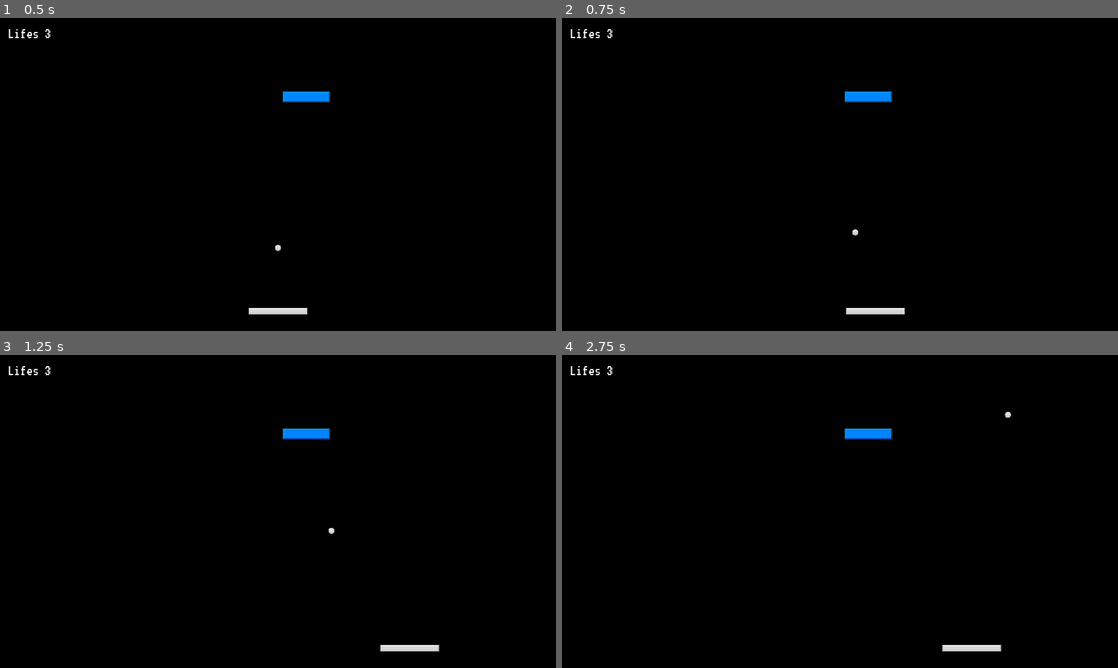
Above: before the commit, frames 1-4 (two rows, left to right).
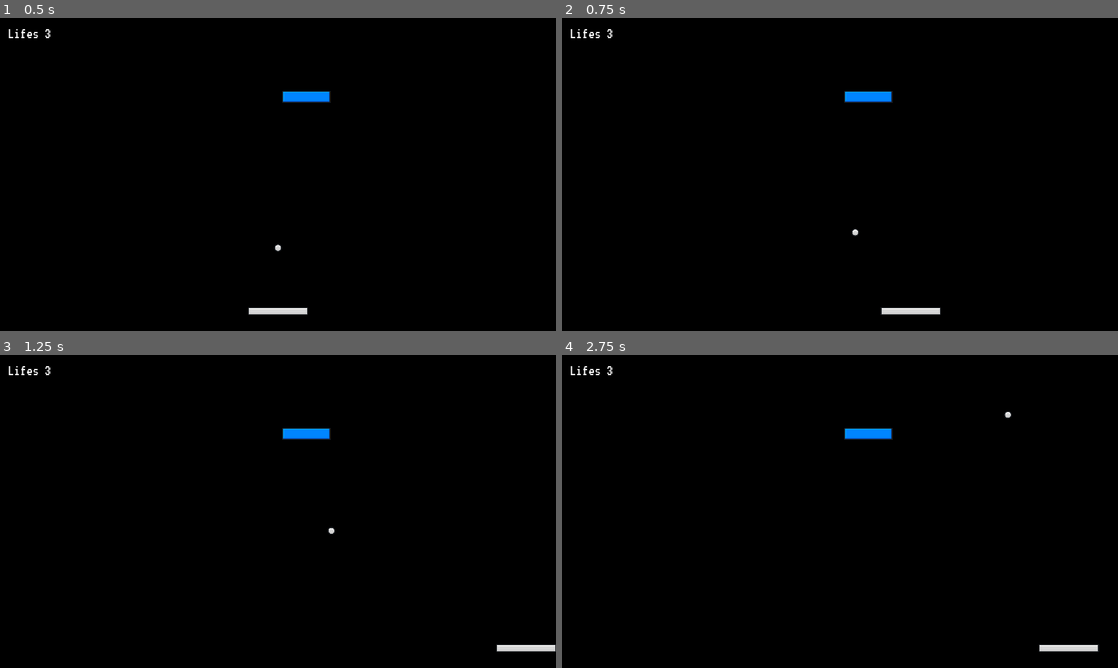
Above: after the commit, the same moments.

Repository: MAZHI3/BrickBreaker
Game: Godot game, scene res://scenes/main.tscn
The game is run twice, just before and just after one commit, with the same random seed, the same clock (stepped at 60 frames per second) and the same inputs.
Inputs:
- Up to frame 1 (0.5 s): no input
- Up to frame 2 (0.75 s): tap Enter at 0.5 s; hold D (right) from 0.53 s (still down)
- Up to frame 3 (1.25 s): keep holding D (right)
- Up to frame 4 (2.75 s): release D (right) at 1.28 s; hold A (left) 1.28-2.03 s; hold D (right) from 2.03 s (still down)

Frame 1 is identical in both runs. In frame 2, 0.3% of the frame differs, in the area x 50-69%, y 92-95%; in frame 3, 0.5%; in frame 4, 0.5%, in the area x 68-97%, y 92-95%.

Commit message:
Halfway through adding music

Diff:
--- a/scenes/main.tscn
+++ b/scenes/main.tscn
@@ -7,6 +7,13 @@
 [ext_resource type="PackedScene" uid="uid://b83jseyiqe2d7" path="res://scenes/deathzone.tscn" id="4_67ovl"]
 [ext_resource type="Script" path="res://scripts/BrickSpawner.gd" id="6_nfv5h"]
 [ext_resource type="PackedScene" uid="uid://btveqa8c5kxqg" path="res://scenes/brick.tscn" id="7_tq8xj"]
+[ext_resource type="AudioStream" uid="uid://dld45a8gyafx0" path="res://music/ball on wall.wav" id="8_e4plf"]
+[ext_resource type="AudioStream" uid="uid://by4j3l738krh1" path="res://music/ball-on-paddle.wav" id="9_mvgah"]
+[ext_resource type="AudioStream" uid="uid://cmg2bx3irrs61" path="res://music/ball on brick.wav" id="10_mtukd"]
+[ext_resource type="AudioStream" uid="uid://bgcmgwty20tgb" path="res://music/game lost.wav" id="11_87lds"]
+[ext_resource type="AudioStream" uid="uid://bxacoj107wrph" path="res://music/game won.wav" id="12_0bud3"]
+[ext_resource type="AudioStream" uid="uid://c6fos3ka7kfvw" path="res://music/level-passed-143039.mp3" id="13_o13ig"]
+[ext_resource type="AudioStream" uid="uid://duq6ecch3q3pe" path="res://music/whoosh-6316.mp3" id="14_rfkqm"]
 
 [node name="main" type="Node"]
 
@@ -53,3 +60,26 @@
 
 [node name="Marker2D" type="Marker2D" parent="."]
 position = Vector2(0, -161)
+
+[node name="Music" type="Node" parent="."]
+
+[node name="ball on wall" type="AudioStreamPlayer2D" parent="Music"]
+stream = ExtResource("8_e4plf")
+
+[node name="ball on paddle" type="AudioStreamPlayer2D" parent="Music"]
+stream = ExtResource("9_mvgah")
+
+[node name="ball on brick" type="AudioStreamPlayer2D" parent="Music"]
+stream = ExtResource("10_mtukd")
+
+[node name="game lost" type="AudioStreamPlayer2D" parent="Music"]
+stream = ExtResource("11_87lds")
+
+[node name="game won" type="AudioStreamPlayer2D" parent="Music"]
+stream = ExtResource("12_0bud3")
+
+[node name="level passed" type="AudioStreamPlayer2D" parent="Music"]
+stream = ExtResource("13_o13ig")
+
+[node name="whoosh" type="AudioStreamPlayer2D" parent="Music"]
+stream = ExtResource("14_rfkqm")
--- a/scripts/BrickSpawner.gd
+++ b/scripts/BrickSpawner.gd
@@ -11,6 +11,9 @@
 @export var brick_scene: PackedScene
 @export var margin: Vector2 = Vector2(8, 8)
 @export var spawn_start: Marker2D
+
+@onready var ball_on_brick = $"../Music/ball on brick"
+
 
 var brick_count = 0
 
@@ -71,6 +74,7 @@
 
 func on_brick_destroyed():
 	brick_count -= 1
+	ball_on_brick.play()
 	if brick_count == 0:
 		ball.reset_ball()
 		ui.on_level_won()
--- a/scripts/Paddle.gd
+++ b/scripts/Paddle.gd
@@ -7,7 +7,7 @@
 var half_paddle_width: float
 var is_ball_started = false
 
-@export var speed = 400
+@export var speed = 800
 @export var camera: Camera2D
 
 @onready var ball = $"../Ball" as Ball
--- a/scripts/ball.gd
+++ b/scripts/ball.gd
@@ -16,6 +16,9 @@
 var last_collider_id
 
 @onready var collision_shape_2d = $CollisionShape2D
+
+@onready var game_lost = $"../Music/game lost"
+
 
 
 
@@ -48,6 +51,7 @@
 	lifes -= 1
 	if lifes == 0:
 		ui.game_over()
+		game_lost.play()
 
 	else:
 		life_lost.emit()
--- a/scripts/brick.gd
+++ b/scripts/brick.gd
@@ -8,6 +8,8 @@
 
 @onready var sprite_2d = $Sprite2D
 @onready var collision_shape_2d = $CollisionShape2D
+
+
 
 var sprites: Array[Texture2D] = [
 	preload("res://assets/Brick-Blue.png"),
--- a/scripts/deathzone.gd
+++ b/scripts/deathzone.gd
@@ -4,5 +4,9 @@
 
 signal life_lost
 
+@onready var whoosh = $"../Music/whoosh"
+
+
 func _on_body_entered(body):
 	life_lost.emit()
+	whoosh.play()
--- a/scripts/level_definitions.gd
+++ b/scripts/level_definitions.gd
@@ -11,11 +11,18 @@
 	[5,5,5,5,5,5,5,5],
 	[5,5,4,4,4,5,5,5],
 	[0,0,5,5,5,3,0,0],
-	[2,2,2,4,4,4,5,5],
-	[1,1,1,1,1,1,1,1]
+
 ]
 
-var levels = [level_1, level_2]
+var level_3 = [
+	[5,5,5,5,5,5,5,5],
+	[5,5,5,5,5,5,5,5],
+	[5,5,5,5,5,5,5,5],
+	[5,5,5,5,5,5,5,5],
+	[5,5,5,5,5,5,5,5]
+]
+
+var levels = [level_1, level_2, level_3]
 
 func get_current_level():
 	return levels[current_level - 1]
--- a/scripts/ui.gd
+++ b/scripts/ui.gd
@@ -5,6 +5,8 @@
 @onready var lifes_label = %LifesLabel
 @onready var game_lost_container = $GameLostContainer
 @onready var level_won_container = $LevelWonContainer
+
+@onready var level_passed = $"../Music/level passed"
 
 
 func set_lifes(lifes: int):
@@ -19,6 +21,7 @@
 
 func on_level_won():
 	level_won_container.show()
+	level_passed.play()
 
 
 func _on_level_won_button_pressed():
Not shown, added: music/ball on brick.wav.import
Not shown, added: music/ball on wall.wav.import
Not shown, added: music/ball-on-paddle.wav.import
Not shown, added: music/game lost.wav.import
Not shown, added: music/game won.wav.import
Not shown, added: music/level-passed-143039.mp3.import
Not shown, added: music/whoosh-6316.mp3.import
Not shown: 1 places in scenes/main.tscn that only renumber resources
Not shown, added: .DS_Store
Not shown, added: music/ball on brick.wav
Not shown, added: music/ball on wall.wav
Not shown, added: music/ball-on-paddle.wav
(and 4 more such lines)
